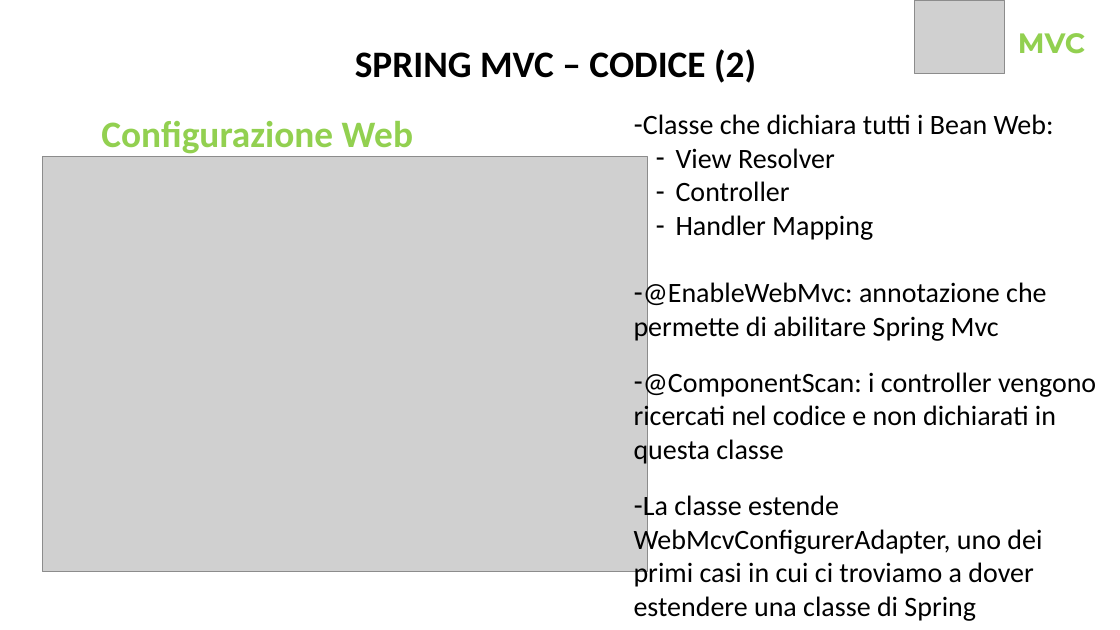
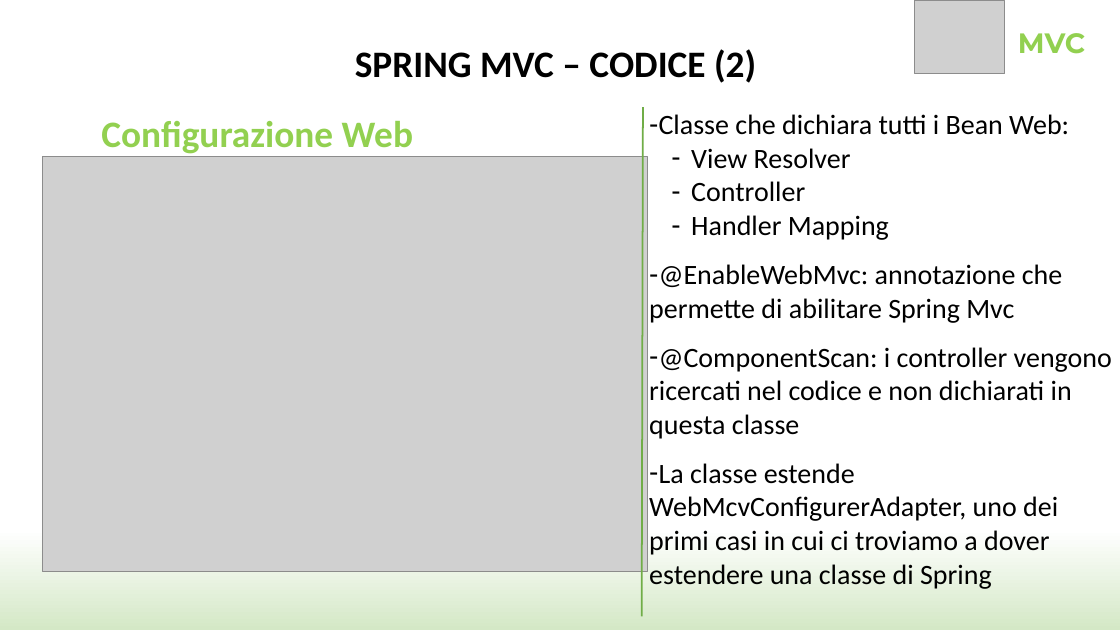
Before and after one commit to SimoneCas/java, a slide deck: slide 28 of SpringSample/Spring.pptx. Drawn at 1120x630 pixels with LibreOffice and Linux fonts; fonts in the diff are those of the drawing; grey boxes stand for pictures; background and template pictures are left out. Boxes give left, top, right and bottom in pixels: in the first picture for what was removed or moved away, otherwise in the second. Text is boxed around its words. In the diff, an @@ line names an element or a change of style, - is before the commit and + after.

Commit message:
ultimate slide per workshop Spring

```diff
--- a/SpringSample/Spring.pptx
+++ b/SpringSample/Spring.pptx
@@ background #FFFFFF to gradient #FFFFFF to #D4E8C6 @@
@@ text "Classe che dichiara tutti i ..." rewrapped from bbox=[634, 114, 1096, 621] to bbox=[649, 114, 1112, 589] @@
@@ line added from (643, 108) to (642, 617), #70AD47 1.5 pt @@
```
Also in this commit, not shown: 24 other slides changed, 33 slides added, 11 slides removed.
